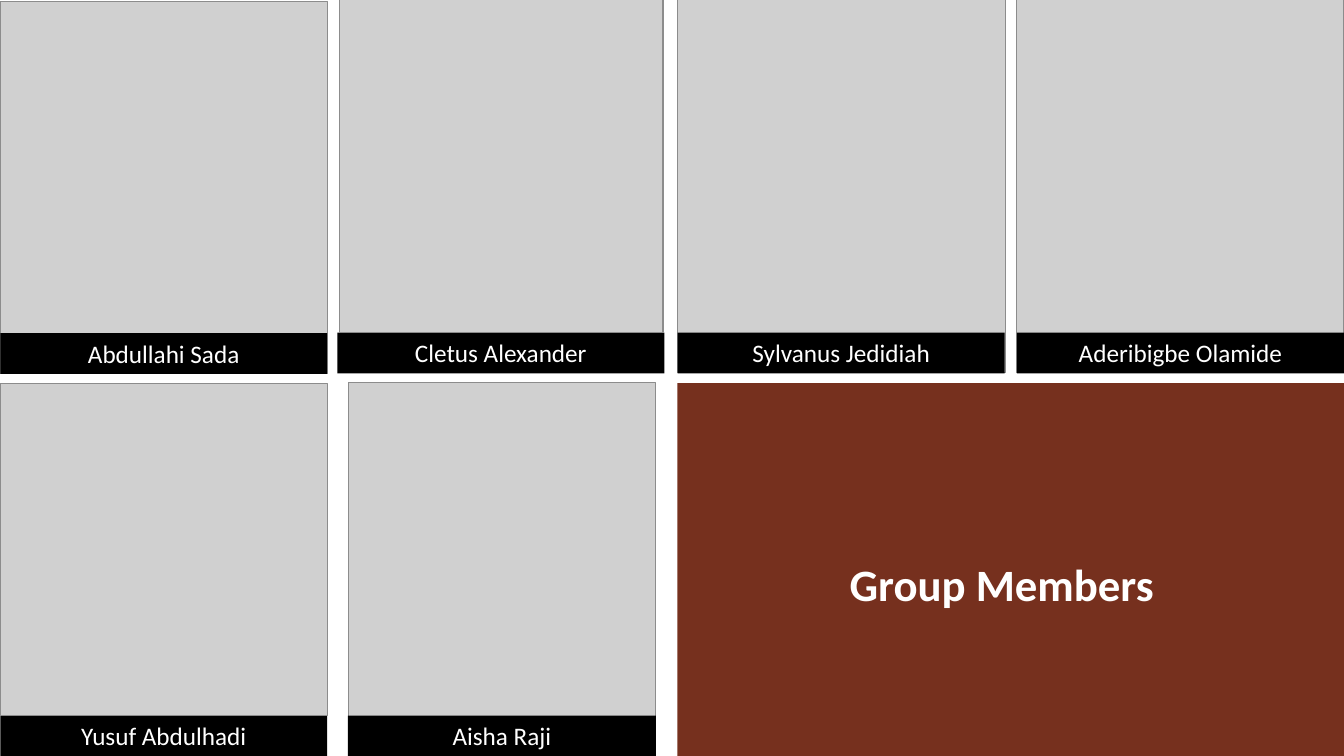
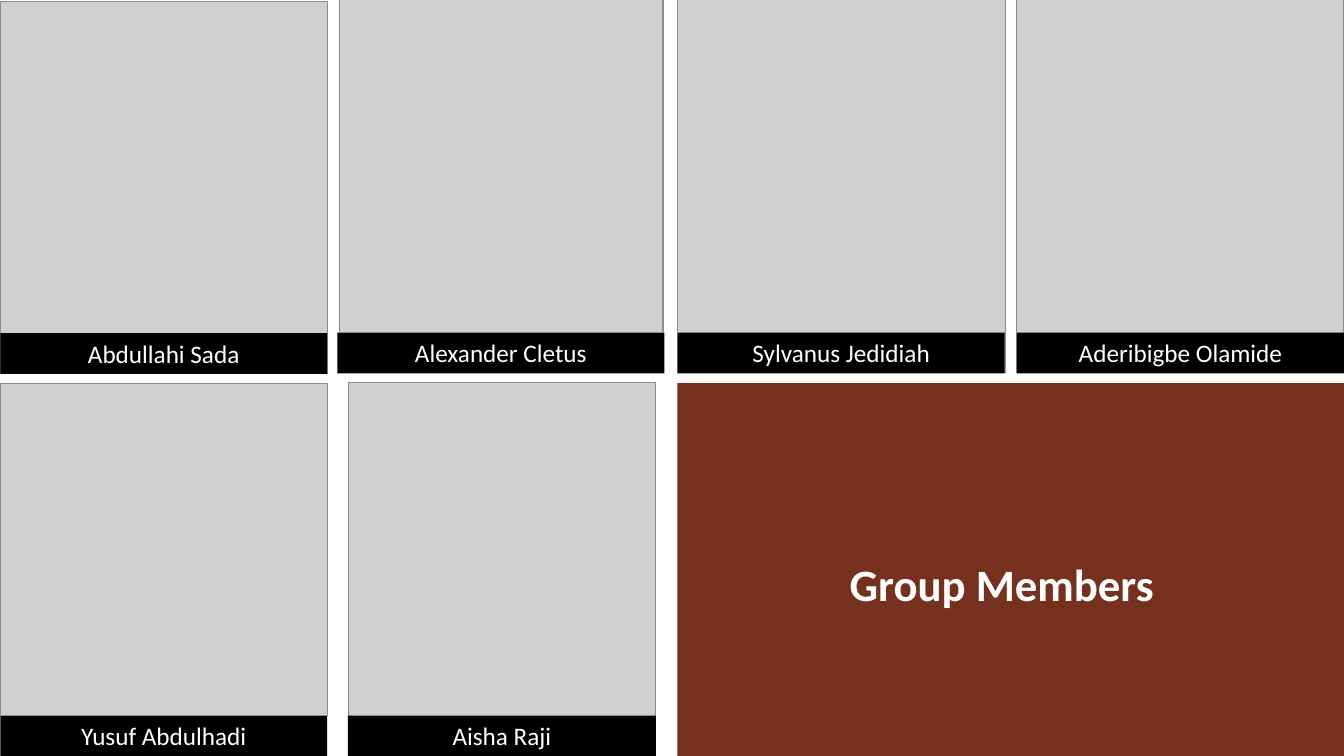
Before and after one commit to jaden-2/Dpro-Final-assignment, a slide deck: slide 2 of Inflation_Prediction_Presentation v2.pptx. Drawn at 1344x756 pixels with LibreOffice and Linux fonts; fonts in the diff are those of the drawing; grey boxes stand for pictures. Boxes give left, top, right and bottom in pixels: in the first picture for what was removed or moved away, otherwise in the second. Text is boxed around its words. In the diff, an @@ line names an element or a change of style, - is before the commit and + after.

Commit message:
Inflation prediction presentation slide

```diff
--- a/Inflation_Prediction_Presentation v2.pptx
+++ b/Inflation_Prediction_Presentation v2.pptx
@@ text in rectangle at (415, 344, 586, 363): text changed @@
-Cletus Alexander
+Alexander Cletus
```
